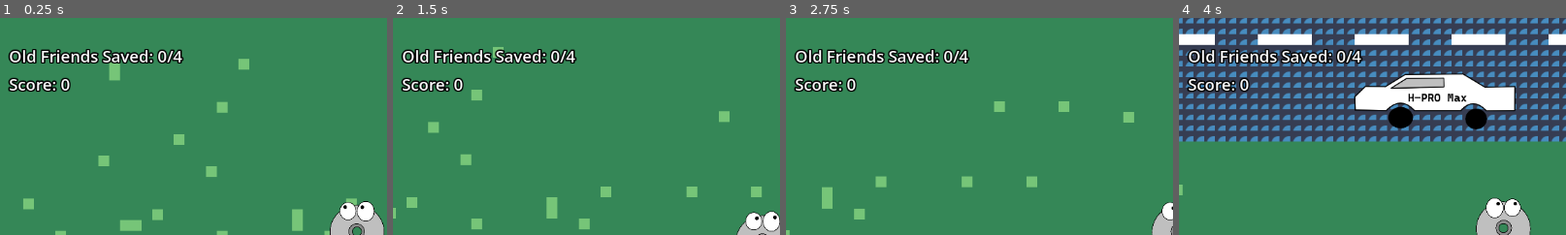
Above: before the commit, frames 1-4 (left to right).
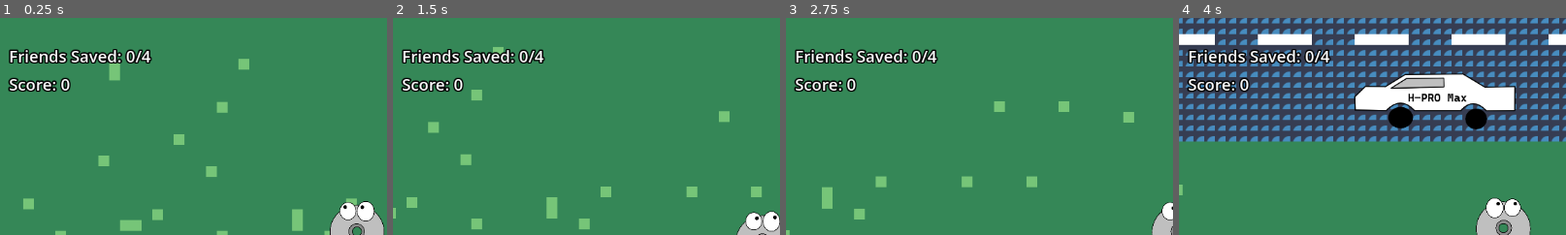
Above: after the commit, the same moments.

Repository: VNitesh17/ludum-dare-60
Game: Godot game, scene res://Scenes/game.tscn
The game is run twice, just before and just after one commit, with the same random seed, the same clock (stepped at 60 frames per second) and the same inputs. The engine's default icon, where the game draws it, is replaced by a stand-in: a white triangle on a blue panel in a dark square.
Inputs:
- Up to frame 1 (0.25 s): no input
- Up to frame 2 (1.5 s): tap Enter at 0.5 s; hold Right (move_right) 0.53-1.28 s; tap E (interact) at 0.6, 1.35 s; hold Down (move_down) from 1.28 s (still down)
- Up to frame 3 (2.75 s): release Down (move_down) at 2.03 s; hold Right (move_right) from 2.03 s (still down); tap E (interact) at 2.1 s
- Up to frame 4 (4 s): release Right (move_right) at 2.78 s; hold Up (move_up) 2.78-3.53 s; tap E (interact) at 2.85, 3.6 s; hold Left (move_left) from 3.53 s (still down)
The pictures show only the part of the screen within x 4-54%, y 0-50%; the shares and areas given below are measured in that part.

The runs differ from the first frame. In frame 1, 2.3% of the frame differs, in the area x 2-48%, y 14-21%; in frame 2, 2.3%; in frame 3, 2.3%; in frame 4, 2.2%.

Commit message:
HUD complete

Diff:
--- a/Scenes/friends_count.tscn
+++ b/Scenes/friends_count.tscn
@@ -18,4 +18,4 @@
 theme_override_constants/outline_size = 8
 theme_override_constants/shadow_outline_size = 1
 theme_override_font_sizes/font_size = 24
-text = "Old Friends Saved: 0/4"
+text = "Friends Saved: 0/4"
--- a/Scripts/cee_dee.gd
+++ b/Scripts/cee_dee.gd
@@ -43,7 +43,7 @@
 	velocity = direction * speed
 
 	if friend_body!=null and Input.is_action_just_pressed("interact"):
-		#add count
+		game_manager.add_count()
 		game_manager.add_score(100)
 		Collect.play()
 		friend_body.queue_free()
--- a/Scripts/game_manager.gd
+++ b/Scripts/game_manager.gd
@@ -1,14 +1,24 @@
 extends Node
 @onready var score_hud: Label = $"../CanvasLayer/Control/HBoxContainer/Score/Label"
+@onready var friends_count: Label = $"../CanvasLayer/Control2/HBoxContainer/Friends_Count/Label"
 
 var score = 0
+var count = 0
 
 func _ready():
 	update_score()
+	update_count()
 
 func update_score():
 	score_hud.text = "Score: " + str(score)
 
+func update_count():
+	friends_count.text = "Friends Saved: " + str(count) + "/4 "
+
 func add_score(amount: int):
 	score += amount
 	update_score()
+
+func add_count():
+	count += 1
+	update_count()
